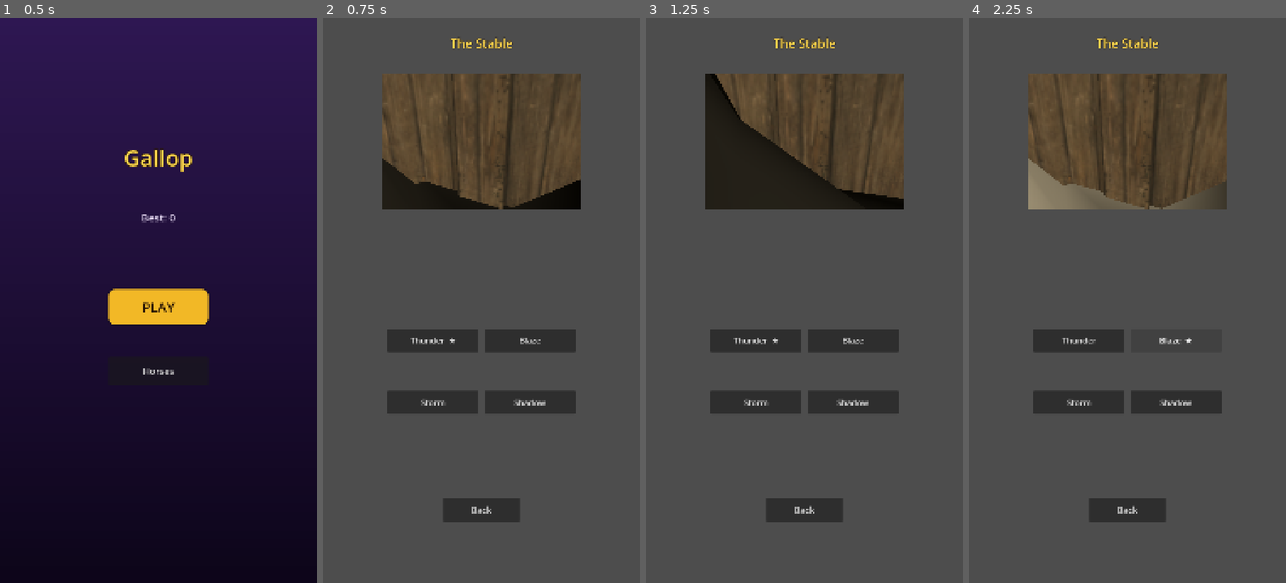
Above: before the commit, frames 1-4 (left to right).
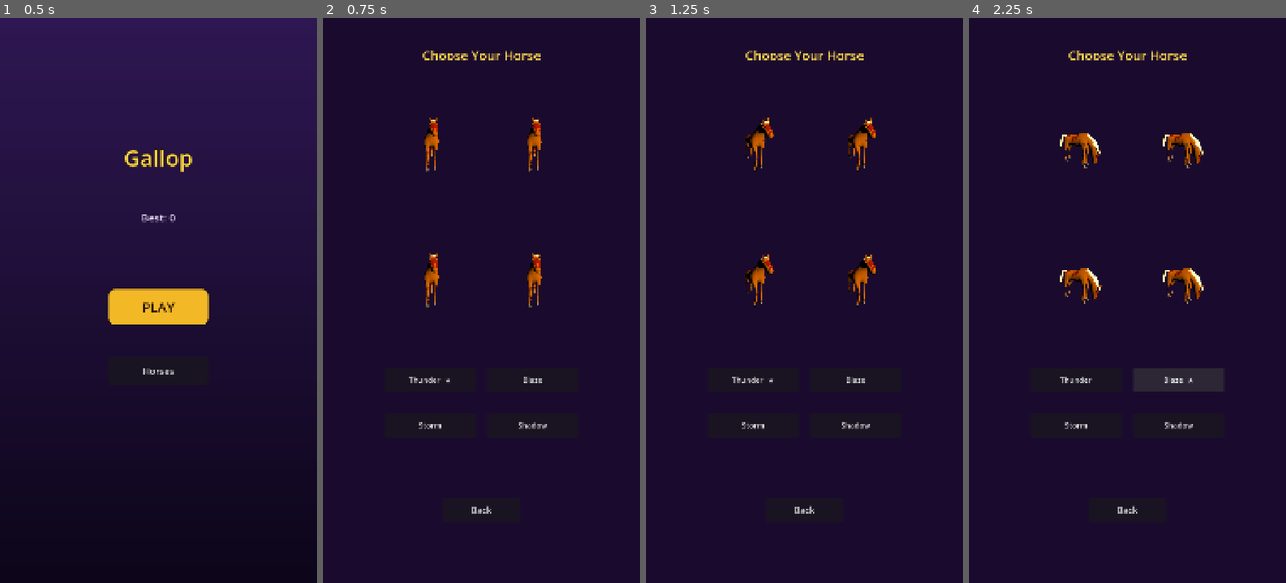
Above: after the commit, the same moments.

Repository: Ebrahassad/marble-rush
Game: Godot game, scene res://scenes/MainMenu.tscn
Same seed, same stepped clock (60 frames per second), same inputs: the game is played once before the commit and once after it.
Inputs:
- Up to frame 1 (0.5 s): no input
- Up to frame 2 (0.75 s): click "Horses" at 0.5 s
- Up to frame 3 (1.25 s): no input
- Up to frame 4 (2.25 s): click "Thunder ★" at 1.25 s; click "Blaze" at 2 s

Frame 1 is identical in both runs. In frame 2, 100% of the frame differs, in the area x 0-100%, y 0-100%; in frame 3, 96%; in frame 4, 100%.

Commit message:
Fix app crash (stale TrackPiece reference), remove all unused assets to cut app size dramatically, faster horse and pulled-back camera, redesign horse shop without stable to always show all four horses live

Diff:
--- a/scenes/HorseShop.tscn
+++ b/scenes/HorseShop.tscn
@@ -1,104 +1,171 @@
-[gd_scene load_steps=4 format=3]
+[gd_scene load_steps=2 format=3]
 
 [ext_resource type="Script" path="res://scripts/horse_shop.gd" id="1"]
-[ext_resource type="PackedScene" path="res://assets/stable/scene.gltf" id="2"]
-
-[sub_resource type="Gradient" id="Gradient_bg"]
-colors = PackedColorArray(0.18, 0.09, 0.32, 1, 0.05, 0.02, 0.1, 1)
 
 [node name="HorseShop" type="Control"]
 anchor_right = 1.0
 anchor_bottom = 1.0
 script = ExtResource("1")
 
+[node name="Background" type="ColorRect" parent="."]
+anchor_right = 1.0
+anchor_bottom = 1.0
+color = Color(0.101961, 0.043137, 0.180392, 1)
+
 [node name="TitleLabel" type="Label" parent="."]
 anchor_left = 0.5
-anchor_top = 0.03
+anchor_top = 0.05
 anchor_right = 0.5
-anchor_bottom = 0.03
+anchor_bottom = 0.05
 offset_left = -220.0
 offset_right = 220.0
 horizontal_alignment = 1
-theme_override_font_sizes/font_size = 42
+theme_override_font_sizes/font_size = 44
 theme_override_colors/font_color = Color(1, 0.85, 0.3, 1)
-theme_override_colors/font_outline_color = Color(0.1, 0.05, 0.02, 1)
-theme_override_constants/outline_size = 6
-text = "The Stable"
+text = "Choose Your Horse"
 
-[node name="StableViewportContainer" type="SubViewportContainer" parent="."]
+[node name="Previews" type="Control" parent="."]
+anchor_right = 1.0
+anchor_bottom = 1.0
+
+[node name="Slot1" type="SubViewportContainer" parent="Previews"]
 anchor_left = 0.5
-anchor_top = 0.1
+anchor_top = 0.14
 anchor_right = 0.5
-anchor_bottom = 0.1
-offset_left = -340.0
-offset_right = 340.0
+anchor_bottom = 0.14
+offset_left = -330.0
+offset_right = -20.0
 offset_top = 0.0
-offset_bottom = 460.0
+offset_bottom = 260.0
 stretch = true
 
-[node name="StableViewport" type="SubViewport" parent="StableViewportContainer"]
-size = Vector2i(680, 460)
+[node name="Viewport" type="SubViewport" parent="Previews/Slot1"]
+transparent_bg = true
+size = Vector2i(310, 260)
 
-[node name="StableModel" parent="StableViewportContainer/StableViewport" instance=ExtResource("2")]
-transform = Transform3D(0.006, 0, 0, 0, 0.006, 0, 0, 0, 0.006, 0, -0.6, -1.5)
+[node name="Camera3D" type="Camera3D" parent="Previews/Slot1/Viewport"]
+transform = Transform3D(1, 0, 0, 0, 1, 0, 0, 0, 1, 0, 0.6, 3.0)
 
-[node name="PreviewAnchor" type="Node3D" parent="StableViewportContainer/StableViewport"]
+[node name="DirectionalLight3D" type="DirectionalLight3D" parent="Previews/Slot1/Viewport"]
+transform = Transform3D(0.8, -0.4, 0.4, 0, 0.9, 0.4, -0.5, -0.3, 0.8, 2, 2, 2)
+light_color = Color(1, 0.92, 0.75, 1)
 
-[node name="Camera3D" type="Camera3D" parent="StableViewportContainer/StableViewport"]
-transform = Transform3D(1, 0, 0, 0, 0.97, 0.26, 0, -0.26, 0.97, 0, 1.2, 4.0)
-fov = 60.0
+[node name="Slot2" type="SubViewportContainer" parent="Previews"]
+anchor_left = 0.5
+anchor_top = 0.14
+anchor_right = 0.5
+anchor_bottom = 0.14
+offset_left = 20.0
+offset_right = 330.0
+offset_top = 0.0
+offset_bottom = 260.0
+stretch = true
 
-[node name="DirectionalLight3D" type="DirectionalLight3D" parent="StableViewportContainer/StableViewport"]
-transform = Transform3D(0.8, -0.4, 0.4, 0, 0.9, 0.4, -0.5, -0.3, 0.8, 3, 4, 3)
+[node name="Viewport" type="SubViewport" parent="Previews/Slot2"]
+transparent_bg = true
+size = Vector2i(310, 260)
+
+[node name="Camera3D" type="Camera3D" parent="Previews/Slot2/Viewport"]
+transform = Transform3D(1, 0, 0, 0, 1, 0, 0, 0, 1, 0, 0.6, 3.0)
+
+[node name="DirectionalLight3D" type="DirectionalLight3D" parent="Previews/Slot2/Viewport"]
+transform = Transform3D(0.8, -0.4, 0.4, 0, 0.9, 0.4, -0.5, -0.3, 0.8, 2, 2, 2)
 light_color = Color(1, 0.92, 0.75, 1)
-light_energy = 1.3
 
-[node name="Horse1" type="Button" parent="."]
+[node name="Slot3" type="SubViewportContainer" parent="Previews"]
 anchor_left = 0.5
-anchor_top = 0.55
+anchor_top = 0.38
 anchor_right = 0.5
-anchor_bottom = 0.55
-offset_left = -320.0
-offset_right = -10.0
+anchor_bottom = 0.38
+offset_left = -330.0
+offset_right = -20.0
+offset_top = 0.0
+offset_bottom = 260.0
+stretch = true
+
+[node name="Viewport" type="SubViewport" parent="Previews/Slot3"]
+transparent_bg = true
+size = Vector2i(310, 260)
+
+[node name="Camera3D" type="Camera3D" parent="Previews/Slot3/Viewport"]
+transform = Transform3D(1, 0, 0, 0, 1, 0, 0, 0, 1, 0, 0.6, 3.0)
+
+[node name="DirectionalLight3D" type="DirectionalLight3D" parent="Previews/Slot3/Viewport"]
+transform = Transform3D(0.8, -0.4, 0.4, 0, 0.9, 0.4, -0.5, -0.3, 0.8, 2, 2, 2)
+light_color = Color(1, 0.92, 0.75, 1)
+
+[node name="Slot4" type="SubViewportContainer" parent="Previews"]
+anchor_left = 0.5
+anchor_top = 0.38
+anchor_right = 0.5
+anchor_bottom = 0.38
+offset_left = 20.0
+offset_right = 330.0
+offset_top = 0.0
+offset_bottom = 260.0
+stretch = true
+
+[node name="Viewport" type="SubViewport" parent="Previews/Slot4"]
+transparent_bg = true
+size = Vector2i(310, 260)
+
+[node name="Camera3D" type="Camera3D" parent="Previews/Slot4/Viewport"]
+transform = Transform3D(1, 0, 0, 0, 1, 0, 0, 0, 1, 0, 0.6, 3.0)
+
+[node name="DirectionalLight3D" type="DirectionalLight3D" parent="Previews/Slot4/Viewport"]
+transform = Transform3D(0.8, -0.4, 0.4, 0, 0.9, 0.4, -0.5, -0.3, 0.8, 2, 2, 2)
+light_color = Color(1, 0.92, 0.75, 1)
+
+[node name="Names" type="Control" parent="."]
+anchor_right = 1.0
+anchor_bottom = 1.0
+
+[node name="Horse1" type="Button" parent="Names"]
+anchor_left = 0.5
+anchor_top = 0.62
+anchor_right = 0.5
+anchor_bottom = 0.62
+offset_left = -330.0
+offset_right = -20.0
 offset_top = 0.0
 offset_bottom = 80.0
-theme_override_font_sizes/font_size = 28
+theme_override_font_sizes/font_size = 26
 text = "Thunder"
 
-[node name="Horse2" type="Button" parent="."]
+[node name="Horse2" type="Button" parent="Names"]
 anchor_left = 0.5
-anchor_top = 0.55
+anchor_top = 0.62
 anchor_right = 0.5
-anchor_bottom = 0.55
-offset_left = 10.0
-offset_right = 320.0
+anchor_bottom = 0.62
+offset_left = 20.0
+offset_right = 330.0
 offset_top = 0.0
 offset_bottom = 80.0
-theme_override_font_sizes/font_size = 28
+theme_override_font_sizes/font_size = 26
 text = "Blaze"
 
-[node name="Horse3" type="Button" parent="."]
+[node name="Horse3" type="Button" parent="Names"]
 anchor_left = 0.5
-anchor_top = 0.66
+anchor_top = 0.7
 anchor_right = 0.5
-anchor_bottom = 0.66
-offset_left = -320.0
-offset_right = -10.0
+anchor_bottom = 0.7
+offset_left = -330.0
+offset_right = -20.0
 offset_top = 0.0
 offset_bottom = 80.0
-theme_override_font_sizes/font_size = 28
+theme_override_font_sizes/font_size = 26
 text = "Storm"
 
-[node name="Horse4" type="Button" parent="."]
+[node name="Horse4" type="Button" parent="Names"]
 anchor_left = 0.5
-anchor_top = 0.66
+anchor_top = 0.7
 anchor_right = 0.5
-anchor_bottom = 0.66
-offset_left = 10.0
-offset_right = 320.0
+anchor_bottom = 0.7
+offset_left = 20.0
+offset_right = 330.0
 offset_top = 0.0
 offset_bottom = 80.0
-theme_override_font_sizes/font_size = 28
+theme_override_font_sizes/font_size = 26
 text = "Shadow"
 
 [node name="BackButton" type="Button" parent="."]
@@ -113,8 +180,8 @@
 theme_override_font_sizes/font_size = 30
 text = "Back"
 
-[connection signal="pressed" from="Horse1" to="." method="_on_horse1_pressed"]
-[connection signal="pressed" from="Horse2" to="." method="_on_horse2_pressed"]
-[connection signal="pressed" from="Horse3" to="." method="_on_horse3_pressed"]
-[connection signal="pressed" from="Horse4" to="." method="_on_horse4_pressed"]
+[connection signal="pressed" from="Names/Horse1" to="." method="_on_horse1_pressed"]
+[connection signal="pressed" from="Names/Horse2" to="." method="_on_horse2_pressed"]
+[connection signal="pressed" from="Names/Horse3" to="." method="_on_horse3_pressed"]
+[connection signal="pressed" from="Names/Horse4" to="." method="_on_horse4_pressed"]
 [connection signal="pressed" from="BackButton" to="." method="_on_back_pressed"]
--- a/scenes/Main.tscn
+++ b/scenes/Main.tscn
@@ -1,7 +1,6 @@
 [gd_scene load_steps=10 format=3]
 
 [ext_resource type="PackedScene" path="res://scenes/Ball.tscn" id="1"]
-[ext_resource type="PackedScene" path="res://scenes/TrackPiece.tscn" id="2"]
 [ext_resource type="Script" path="res://scripts/camera_follow.gd" id="3"]
 [ext_resource type="Script" path="res://scripts/track_manager.gd" id="4"]
 [ext_resource type="Script" path="res://scripts/environment_theme.gd" id="5"]
@@ -42,15 +41,14 @@
 track_manager_path = NodePath("../TrackManager")
 
 [node name="Camera3D" type="Camera3D" parent="."]
-transform = Transform3D(1, 0, 0, 0, 1, 0, 0, 0, 1, 0, 7.5, 15.0)
+transform = Transform3D(1, 0, 0, 0, 1, 0, 0, 0, 1, 0, 9.0, 17.5)
 fov = 90.0
 script = ExtResource("3")
 target_path = NodePath("../Ball")
-offset = Vector3(0, 7.5, 15.0)
+offset = Vector3(0, 9.0, 17.5)
 
 [node name="TrackManager" type="Node3D" parent="."]
 script = ExtResource("4")
-track_piece_scene = ExtResource("2")
 ball_path = NodePath("../Ball")
 
 [node name="HUD" type="CanvasLayer" parent="."]
--- a/scenes/TrackPiece.tscn
+++ /dev/null
@@ -1,51 +0,0 @@
-[gd_scene load_steps=8 format=3]
-
-[ext_resource type="PackedScene" path="res://assets/track/scene.gltf" id="1"]
-[ext_resource type="Script" path="res://scripts/track_piece.gd" id="2"]
-
-[sub_resource type="BoxShape3D" id="BoxShape3D_1"]
-size = Vector3(4.2, 0.2, 4.2)
-
-[sub_resource type="BoxMesh" id="BoxMesh_rail"]
-size = Vector3(0.1, 0.08, 4.2)
-
-[sub_resource type="StandardMaterial3D" id="StandardMaterial3D_rail"]
-albedo_color = Color(0.55, 0.4, 0.22, 1)
-roughness = 0.9
-
-[sub_resource type="BoxMesh" id="BoxMesh_berm"]
-size = Vector3(0.6, 0.5, 4.2)
-
-[sub_resource type="StandardMaterial3D" id="StandardMaterial3D_berm"]
-albedo_color = Color(0.24, 0.15, 0.09, 1)
-roughness = 1.0
-
-[node name="TrackPiece" type="StaticBody3D"]
-script = ExtResource("2")
-
-[node name="Model" parent="." instance=ExtResource("1")]
-transform = Transform3D(4.2, 0, 0, 0, 4.2, 0, 0, 0, 4.2, 0, 0, 0)
-
-[node name="CollisionShape3D" type="CollisionShape3D" parent="."]
-transform = Transform3D(1, 0, 0, 0, 1, 0, 0, 0, 1, 0, 1.87, 0)
-shape = SubResource("BoxShape3D_1")
-
-[node name="RailLeft" type="MeshInstance3D" parent="."]
-transform = Transform3D(1, 0, 0, 0, 1, 0, 0, 0, 1, -2.04, 2.12, 0)
-mesh = SubResource("BoxMesh_rail")
-surface_material_override/0 = SubResource("StandardMaterial3D_rail")
-
-[node name="RailRight" type="MeshInstance3D" parent="."]
-transform = Transform3D(1, 0, 0, 0, 1, 0, 0, 0, 1, 2.04, 2.12, 0)
-mesh = SubResource("BoxMesh_rail")
-surface_material_override/0 = SubResource("StandardMaterial3D_rail")
-
-[node name="BermLeft" type="MeshInstance3D" parent="."]
-transform = Transform3D(1, 0, 0, 0, 1, 0, 0, 0, 1, -2.68, 1.81, 0)
-mesh = SubResource("BoxMesh_berm")
-surface_material_override/0 = SubResource("StandardMaterial3D_berm")
-
-[node name="BermRight" type="MeshInstance3D" parent="."]
-transform = Transform3D(1, 0, 0, 0, 1, 0, 0, 0, 1, 2.68, 1.81, 0)
-mesh = SubResource("BoxMesh_berm")
-surface_material_override/0 = SubResource("StandardMaterial3D_berm")
--- a/scripts/ball_controller.gd
+++ b/scripts/ball_controller.gd
@@ -1,9 +1,9 @@
 extends RigidBody3D
 
-@export var base_max_forward_speed: float = 8.0
+@export var base_max_forward_speed: float = 11.0
 @export var difficulty_ramp: float = 0.012
-@export var max_speed_cap: float = 20.0
-@export var speed_ramp_rate: float = 0.12
+@export var max_speed_cap: float = 24.0
+@export var speed_ramp_rate: float = 0.18
 @export var steer_force: float = 22.0
 @export var jump_impulse: float = 9.5
 @export var fast_fall_force: float = 25.0
--- a/scripts/horse_shop.gd
+++ b/scripts/horse_shop.gd
@@ -1,55 +1,39 @@
 extends Control
 
-var preview_model: Node3D = null
-var stable_model: Node3D = null
-
+var preview_models: Array[Node3D] = [null, null, null, null]
 
 func _ready() -> void:
 	_update_buttons()
-	_load_stable_environment()
-	_load_preview(HorseManager.selected_horse)
-
-
-func _load_stable_environment() -> void:
-	var stable_path := "res://assets/stable/scene.gltf"
-	if ResourceLoader.exists(stable_path):
-		var stable_scene := load(stable_path) as PackedScene
-		if stable_scene:
-			stable_model = stable_scene.instantiate()
-			stable_model.position = Vector3(0, -1.5, 0)
-			$StableViewportContainer/StableViewport/PreviewAnchor.add_child(stable_model)
-
+	for i in range(4):
+		_load_preview(i)
 
 func _process(delta: float) -> void:
-	if preview_model:
-		preview_model.rotate_y(0.7 * delta)
-
+	for model in preview_models:
+		if model:
+			model.rotate_y(0.6 * delta)
 
 func _update_buttons() -> void:
 	for i in range(4):
-		var btn: Button = get_node("Horse%d" % (i + 1))
+		var btn: Button = get_node("Names/Horse%d" % (i + 1))
 		var label: String = HorseManager.horse_names[i]
 		if i == HorseManager.selected_horse:
 			label += "  ★"
 		btn.text = label
 
-
 func _load_preview(index: int) -> void:
-	if preview_model:
-		preview_model.queue_free()
-		preview_model = null
+	var viewport: SubViewport = get_node("Previews/Slot%d/Viewport" % (index + 1))
 	var horse_scene: PackedScene = load(HorseManager.horse_paths[index])
-	preview_model = horse_scene.instantiate()
-	preview_model.scale = Vector3(2.6, 2.6, 2.6)
-	preview_model.position = Vector3(0, -1.6, 2.5)
-	$StableViewportContainer/StableViewport/PreviewAnchor.add_child(preview_model)
-	var anim_player: AnimationPlayer = _find_animation_player(preview_model)
+	var model: Node3D = horse_scene.instantiate()
+	model.scale = Vector3(1.0, 1.0, 1.0)
+	model.position = Vector3(0, -1.0, 0)
+	viewport.add_child(model)
+	preview_models[index] = model
+	var anim_player: AnimationPlayer = _find_animation_player(model)
 	if anim_player:
 		for anim_name in anim_player.get_animation_list():
 			if "idle" in anim_name.to_lower():
 				anim_player.play(anim_name)
 				break
-
 
 func _find_animation_player(node: Node) -> AnimationPlayer:
 	if node is AnimationPlayer:
@@ -60,28 +44,21 @@
 			return result
 	return null
 
-
 func _select(index: int) -> void:
 	HorseManager.select_horse(index)
 	_update_buttons()
-	_load_preview(index)
-
 
 func _on_horse1_pressed() -> void:
 	_select(0)
 
-
 func _on_horse2_pressed() -> void:
 	_select(1)
-
 
 func _on_horse3_pressed() -> void:
 	_select(2)
 
-
 func _on_horse4_pressed() -> void:
 	_select(3)
 
-
 func _on_back_pressed() -> void:
 	get_tree().change_scene_to_file("res://scenes/MainMenu.tscn")
--- a/scripts/launcher.gd
+++ /dev/null
@@ -1,32 +0,0 @@
-extends Node3D
-
-@export var ball_path: NodePath
-@export var launch_force: Vector3 = Vector3(0, 2.0, -11.0)
-@export var recoil_amount: float = 0.25
-@export var recoil_time: float = 0.12
-
-var ball: RigidBody3D
-var has_launched: bool = false
-
-
-func _ready() -> void:
-	ball = get_node(ball_path)
-	var barrel: Node3D = $Barrel
-	var original_z: float = barrel.position.z
-	var tween := create_tween()
-	tween.tween_interval(0.6)
-	tween.tween_property(barrel, "position:z", original_z + recoil_amount, recoil_time)
-	tween.tween_callback(_fire)
-	tween.tween_property(barrel, "position:z", original_z, 0.2)
-
-
-func _fire() -> void:
-	if has_launched or ball == null:
-		return
-	has_launched = true
-	ball.enable_movement()
-	ball.apply_central_impulse(launch_force * ball.mass)
-	$Barrel/Flash.visible = true
-	var flash_tween := create_tween()
-	flash_tween.tween_interval(0.08)
-	flash_tween.tween_callback(func(): $Barrel/Flash.visible = false)
--- a/scripts/track_piece.gd
+++ /dev/null
@@ -1,11 +0,0 @@
-extends StaticBody3D
-
-
-func _ready() -> void:
-	var track_path := "res://assets/track/scene.gltf"
-	if ResourceLoader.exists(track_path):
-		var track_scene := load(track_path) as PackedScene
-		if track_scene:
-			var model := track_scene.instantiate()
-			model.rotation_degrees.y = 90
-			add_child(model)
Binary file removed: assets/ball/marble-low.glb
Not shown, removed: assets/barriers/license.txt
Binary file removed: assets/barriers/scene.bin
Not shown, removed: assets/barriers/scene.gltf
Binary file removed: assets/barriers/textures/Material.001_baseColor.jpeg
Binary file removed: assets/barriers/textures/Material2_baseColor.jpeg
Binary file removed: assets/barriers/textures/Material2_metallicRoughness.png
Binary file removed: assets/buildings/Textures/colormap.png
Binary file removed: assets/buildings/building-skyscraper-a.glb
Binary file removed: assets/buildings/building-skyscraper-b.glb
Binary file removed: assets/buildings/building-skyscraper-c.glb
Binary file removed: assets/buildings/building-skyscraper-d.glb
(and 19 more such lines)
